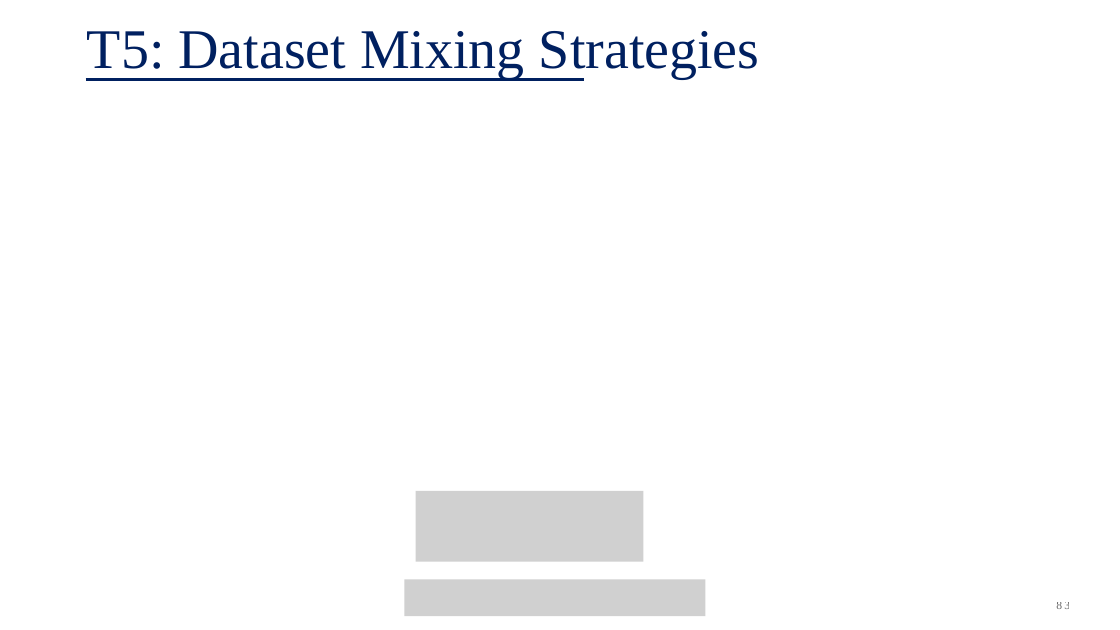
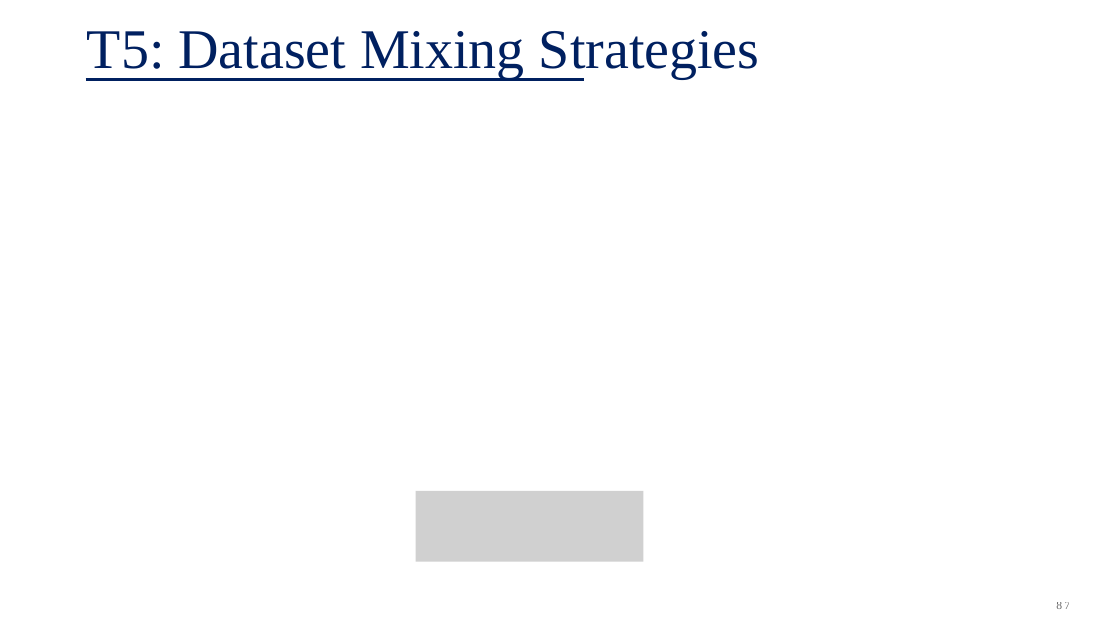
Before and after one commit to plaban/fllm-aut25, a slide deck: slide 87 of assets/class_notes/04b. LLM-Architectures.pptx (slide 83 before the commit). Drawn at 1120x630 pixels with LibreOffice and Linux fonts; fonts in the diff are those of the drawing; grey boxes stand for pictures. Boxes give left, top, right and bottom in pixels: in the first picture for what was removed or moved away, otherwise in the second. Text is boxed around its words. In the diff, an @@ line names an element or a change of style, - is before the commit and + after.

```diff
--- a/assets/class_notes/04b. LLM-Architectures.pptx
+++ b/assets/class_notes/04b. LLM-Architectures.pptx
@@ picture removed at [405, 580, 706, 617] @@
@@ page number at [1056, 602, 1070, 609]: text changed @@
-83
+87
```
Also in this commit, not shown: 9 other slides changed, 4 slides added, 1 slide removed, 2 other files.
